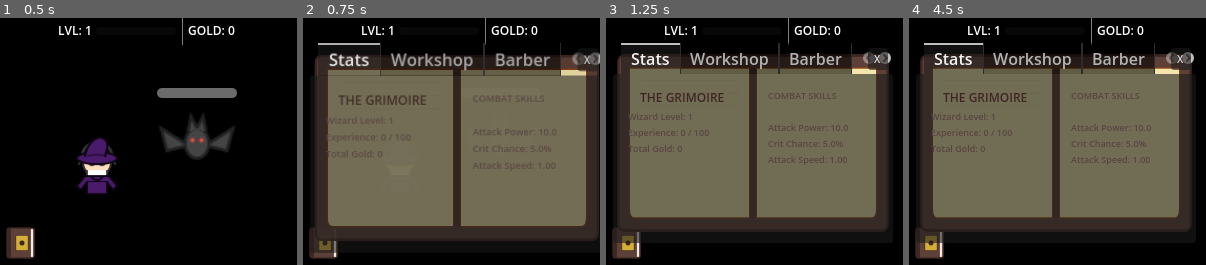
Above: before the commit, frames 1-4 (left to right).
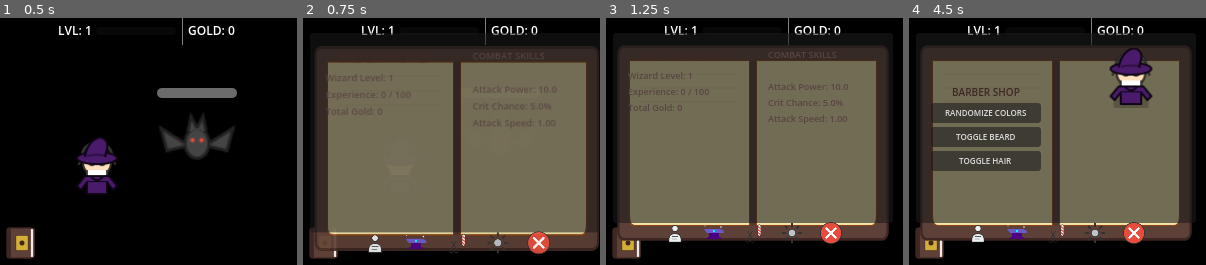
Above: after the commit, the same moments.

Repository: dgcarlucci/cast-lock
Game: Godot game, scene res://scenes/Main.tscn
The game is run twice, just before and just after one commit, with the same random seed, the same clock (stepped at 60 frames per second) and the same inputs.
Inputs (mouse positions are in pixels of both pictures, inside the frame that each line leads up to; where the layout moved, square brackets give the same spot in the first picture):
- Up to frame 1 (0.5 s): no input
- Up to frame 2 (0.75 s): click (323, 242) at 0.5 s
- Up to frame 3 (1.25 s): no input
- Up to frame 4 (4.5 s): click (1134, 232) [1182, 59] at 1.25 s; click (929, 242) at 2 s; click (977, 232) at 2.77 s; click (1015, 232) at 3.52 s; click (1054, 232) at 4.27 s

Frame 1 is identical in both runs. In frame 2, 19% of the frame differs, in the area x 3-100%, y 6-96%; in frame 3, 19%; in frame 4, 28%, in the area x 3-96%, y 6-92%.

Commit message:
feat: unified navigation bar for Grimoire and layout polish

Diff:
--- /dev/null
+++ b/resources/close_icon.svg
@@ -0,0 +1,4 @@
+<svg width="64" height="64" viewBox="0 0 64 64" fill="none" xmlns="http://www.w3.org/2000/svg">
+  <circle cx="32" cy="32" r="28" fill="#e74c3c" stroke="#333" stroke-width="2"/>
+  <path d="M20 20L44 44M44 20L20 44" stroke="white" stroke-width="6" stroke-linecap="round"/>
+</svg>
--- a/scenes/UI_Overlay.tscn
+++ b/scenes/UI_Overlay.tscn
@@ -8,6 +8,7 @@
 [ext_resource type="Texture2D" path="res://resources/stats_icon.svg" id="6_stats"]
 [ext_resource type="Texture2D" path="res://resources/barber_tab_icon.svg" id="7_barber"]
 [ext_resource type="Texture2D" path="res://resources/gear_icon.svg" id="8_gear"]
+[ext_resource type="Texture2D" path="res://resources/close_icon.svg" id="9_close"]
 
 [node name="UI_Overlay" type="Control"]
 layout_mode = 3
@@ -90,9 +91,9 @@
 anchor_right = 0.5
 anchor_bottom = 0.5
 offset_left = -140.0
-offset_top = -100.0
+offset_top = -110.0
 offset_right = 140.0
-offset_bottom = 100.0
+offset_bottom = 110.0
 grow_horizontal = 2
 grow_vertical = 2
 
@@ -111,16 +112,15 @@
 anchors_preset = 15
 anchor_right = 1.0
 anchor_bottom = 1.0
+offset_bottom = -30.0
 grow_horizontal = 2
 grow_vertical = 2
 theme_override_font_sizes/font_size = 0
-tab_alignment = 1
+tabs_visible = false
 
 [node name="Stats" type="HSplitContainer" parent="Grimoire/TabContainer"]
 layout_mode = 2
-theme_override_icons/grabber = ExtResource("6_stats")
 dragger_visibility = 2
-metadata/_tab_icon = ExtResource("6_stats")
 
 [node name="LeftPage" type="MarginContainer" parent="Grimoire/TabContainer/Stats"]
 layout_mode = 2
@@ -170,7 +170,6 @@
 visible = false
 layout_mode = 2
 dragger_visibility = 2
-metadata/_tab_icon = ExtResource("4_anvil")
 
 [node name="LeftPage" type="MarginContainer" parent="Grimoire/TabContainer/Workshop"]
 layout_mode = 2
@@ -234,7 +233,6 @@
 visible = false
 layout_mode = 2
 dragger_visibility = 2
-metadata/_tab_icon = ExtResource("7_barber")
 
 [node name="LeftPage" type="MarginContainer" parent="Grimoire/TabContainer/Barber"]
 layout_mode = 2
@@ -295,7 +293,6 @@
 visible = false
 layout_mode = 2
 dragger_visibility = 2
-metadata/_tab_icon = ExtResource("8_gear")
 
 [node name="LeftPage" type="MarginContainer" parent="Grimoire/TabContainer/Library"]
 layout_mode = 2
@@ -330,18 +327,52 @@
 Wizards Desk Idle"
 horizontal_alignment = 1
 
-[node name="CloseButton" type="Button" parent="Grimoire"]
-layout_mode = 1
-anchors_preset = 1
-anchor_left = 1.0
-anchor_right = 1.0
-offset_left = -25.0
-offset_top = 5.0
-offset_right = -5.0
-offset_bottom = 25.0
-grow_horizontal = 0
-theme_override_font_sizes/font_size = 10
-text = "X"
+[node name="Footer" type="HBoxContainer" parent="Grimoire"]
+layout_mode = 1
+anchors_preset = 12
+anchor_top = 1.0
+anchor_right = 1.0
+offset_top = -35.0
+offset_bottom = -5.0
+grow_horizontal = 2
+grow_vertical = 0
+theme_override_constants/separation = 15
+alignment = 1
+
+[node name="StatsBtn" type="TextureButton" parent="Grimoire/Footer"]
+custom_minimum_size = Vector2(24, 24)
+layout_mode = 2
+texture_normal = ExtResource("6_stats")
+ignore_texture_size = true
+stretch_mode = 5
+
+[node name="WorkshopBtn" type="TextureButton" parent="Grimoire/Footer"]
+custom_minimum_size = Vector2(24, 24)
+layout_mode = 2
+texture_normal = ExtResource("4_anvil")
+ignore_texture_size = true
+stretch_mode = 5
+
+[node name="BarberBtn" type="TextureButton" parent="Grimoire/Footer"]
+custom_minimum_size = Vector2(24, 24)
+layout_mode = 2
+texture_normal = ExtResource("7_barber")
+ignore_texture_size = true
+stretch_mode = 5
+
+[node name="LibraryBtn" type="TextureButton" parent="Grimoire/Footer"]
+custom_minimum_size = Vector2(24, 24)
+layout_mode = 2
+texture_normal = ExtResource("8_gear")
+ignore_texture_size = true
+stretch_mode = 5
+
+[node name="CloseBtn" type="TextureButton" parent="Grimoire/Footer"]
+custom_minimum_size = Vector2(24, 24)
+layout_mode = 2
+texture_normal = ExtResource("9_close")
+ignore_texture_size = true
+stretch_mode = 5
 
 [connection signal="pressed" from="BookButton" to="." method="_on_book_button_pressed"]
 [connection signal="pressed" from="Grimoire/TabContainer/Workshop/LeftPage/VBox/CraftButtonInside" to="." method="_on_craft_button_pressed"]
@@ -349,4 +380,8 @@
 [connection signal="pressed" from="Grimoire/TabContainer/Barber/LeftPage/VBox/BeardToggle" to="." method="_on_beard_toggle_pressed"]
 [connection signal="pressed" from="Grimoire/TabContainer/Barber/LeftPage/VBox/HairToggle" to="." method="_on_hair_toggle_pressed"]
 [connection signal="pressed" from="Grimoire/TabContainer/Library/LeftPage/VBox/SaveButton" to="." method="_on_save_button_pressed"]
-[connection signal="pressed" from="Grimoire/CloseButton" to="." method="_on_close_button_pressed"]
+[connection signal="pressed" from="Grimoire/Footer/StatsBtn" to="." method="_on_nav_btn_pressed" binds= [0]]
+[connection signal="pressed" from="Grimoire/Footer/WorkshopBtn" to="." method="_on_nav_btn_pressed" binds= [1]]
+[connection signal="pressed" from="Grimoire/Footer/BarberBtn" to="." method="_on_nav_btn_pressed" binds= [2]]
+[connection signal="pressed" from="Grimoire/Footer/LibraryBtn" to="." method="_on_nav_btn_pressed" binds= [3]]
+[connection signal="pressed" from="Grimoire/Footer/CloseBtn" to="." method="_on_close_button_pressed"]
--- a/scripts/UI_Overlay.gd
+++ b/scripts/UI_Overlay.gd
@@ -10,7 +10,7 @@
 @onready var floating_text_container = $FloatingTextContainer
 
 @onready var grimoire = $Grimoire
-@onready var tab_container = $Grimoire/Margin/TabContainer
+@onready var tab_container = $Grimoire/TabContainer
 @onready var stats_label = $Grimoire/TabContainer/Stats/LeftPage/VBox/StatsLabel
 @onready var combat_label = $Grimoire/TabContainer/Stats/RightPage/VBox/Label
 @onready var loot_log_label = $Grimoire/TabContainer/Workshop/RightPage/VBox/LootLogLabel
@@ -43,6 +43,11 @@
 	tween.tween_property(grimoire, "scale", Vector2(0.8, 0.8), 0.2).set_trans(Tween.TRANS_QUAD).set_ease(Tween.EASE_IN)
 	tween.tween_property(grimoire, "modulate:a", 0.0, 0.2)
 	tween.chain().tween_callback(func(): grimoire.visible = false)
+
+func _on_nav_btn_pressed(index: int):
+	tab_container.current_tab = index
+	if index == 0:
+		update_stats()
 
 func _on_craft_button_pressed():
 	craft_pressed.emit()
Not shown: 1 places in scenes/UI_Overlay.tscn that only renumber resources
